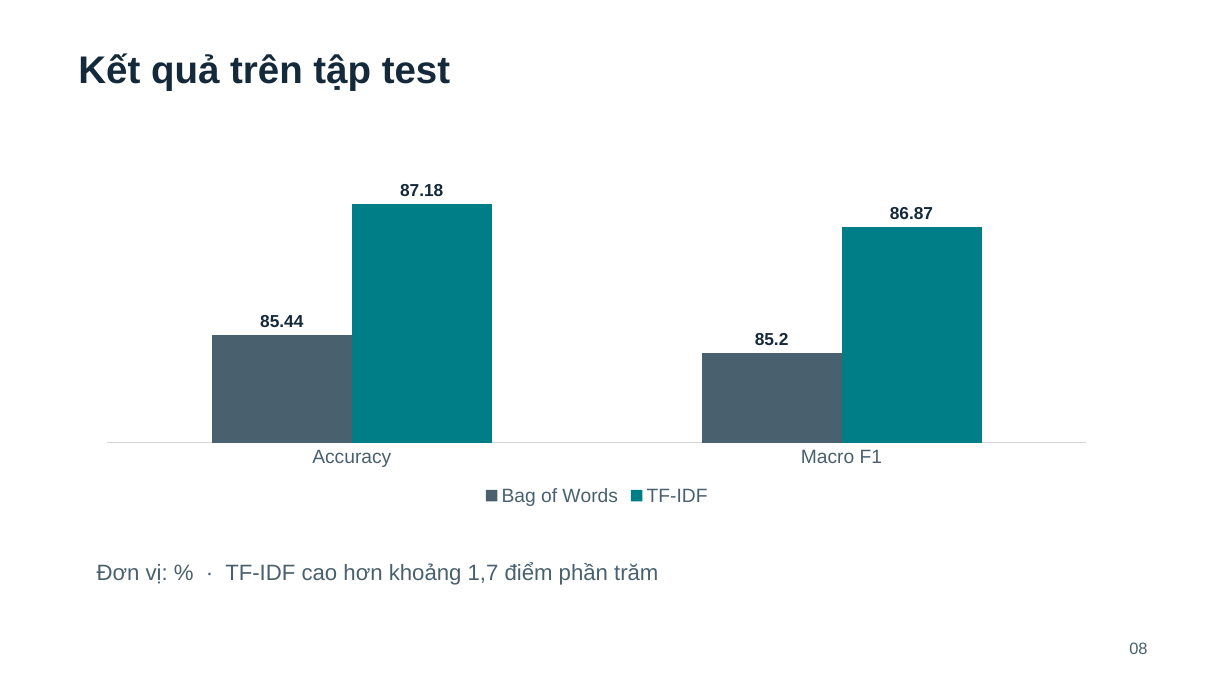
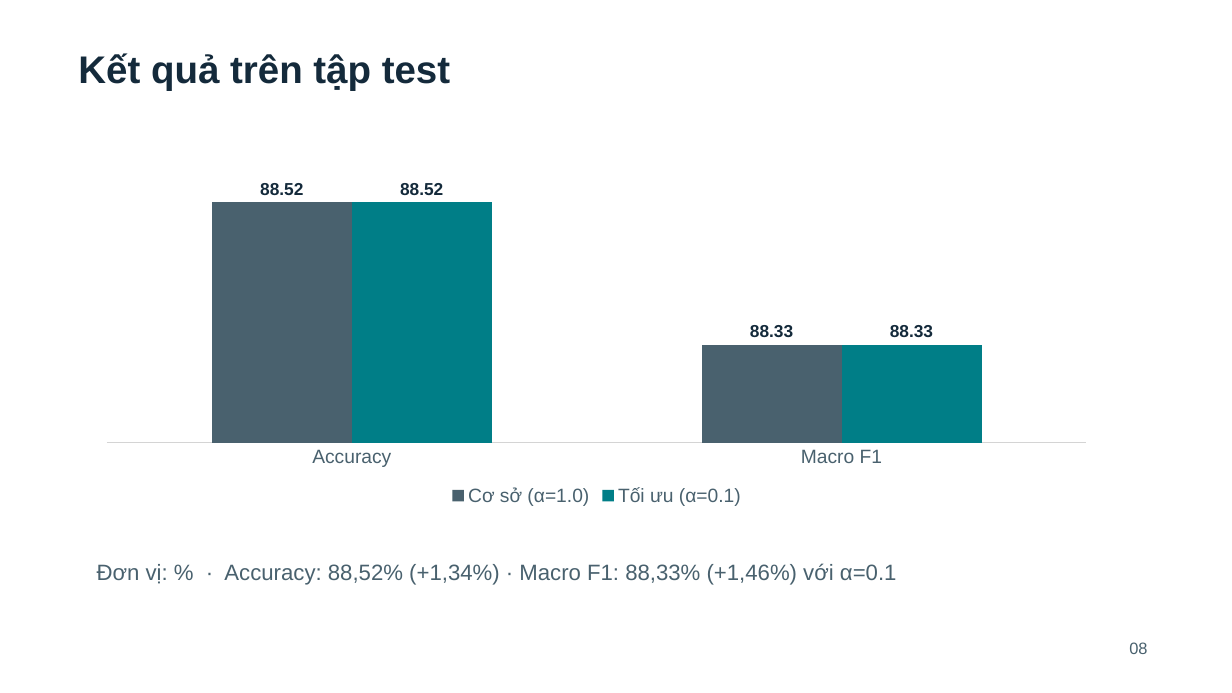
Before and after one commit to thinh204/phan-loai-van-ban-naive-bayes, a slide deck: slide 8 of presentation/phan-loai-van-ban-naive-bayes-v2.pptx. Drawn at 1232x693 pixels with LibreOffice and Linux fonts; fonts in the diff are those of the drawing. Boxes give left, top, right and bottom in pixels: in the first picture for what was removed or moved away, otherwise in the second. Text is boxed around its words. In the diff, an @@ line names an element or a change of style, - is before the commit and + after.

```diff
--- a/presentation/phan-loai-van-ban-naive-bayes-v2.pptx
+++ b/presentation/phan-loai-van-ban-naive-bayes-v2.pptx
@@ column chart at box(87, 174, 1107, 511) @@
-Bag of Words: 85.44, 85.2
+Cơ sở (α=1.0): 88.52, 88.33
-TF-IDF: 87.18, 86.87
+Tối ưu (α=0.1): 88.52, 88.33
@@ text at box(97, 563, 897, 585): text changed @@
-Đơn vị: % · TF-IDF cao hơn khoảng 1,7 điểm phần trăm
+Đơn vị: % · Accuracy: 88,52% (+1,34%) · Macro F1: 88,33% (+1,46%) với α=0.1
```
Also in this commit, not shown: 2 other slides changed, 2 other files.
